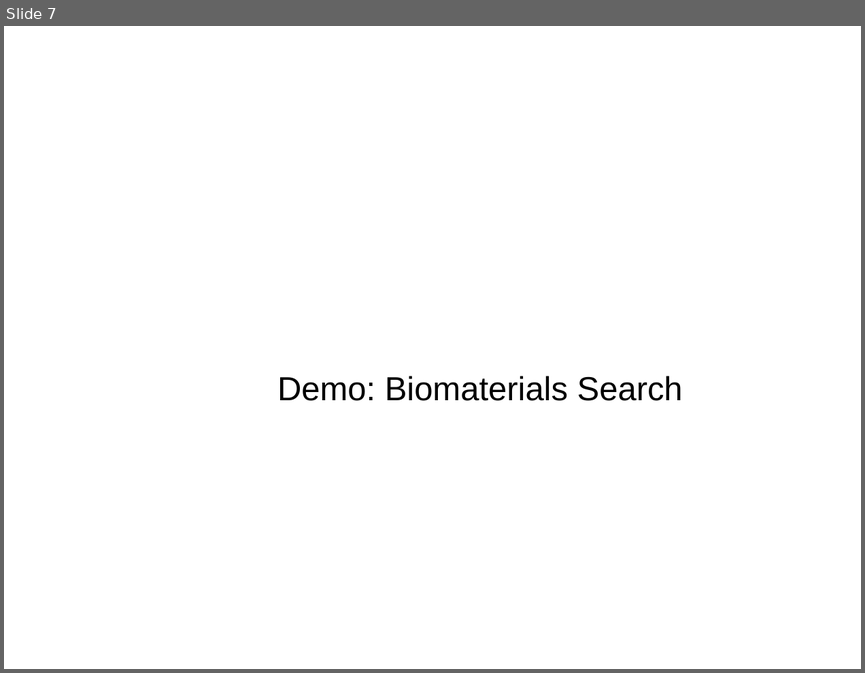
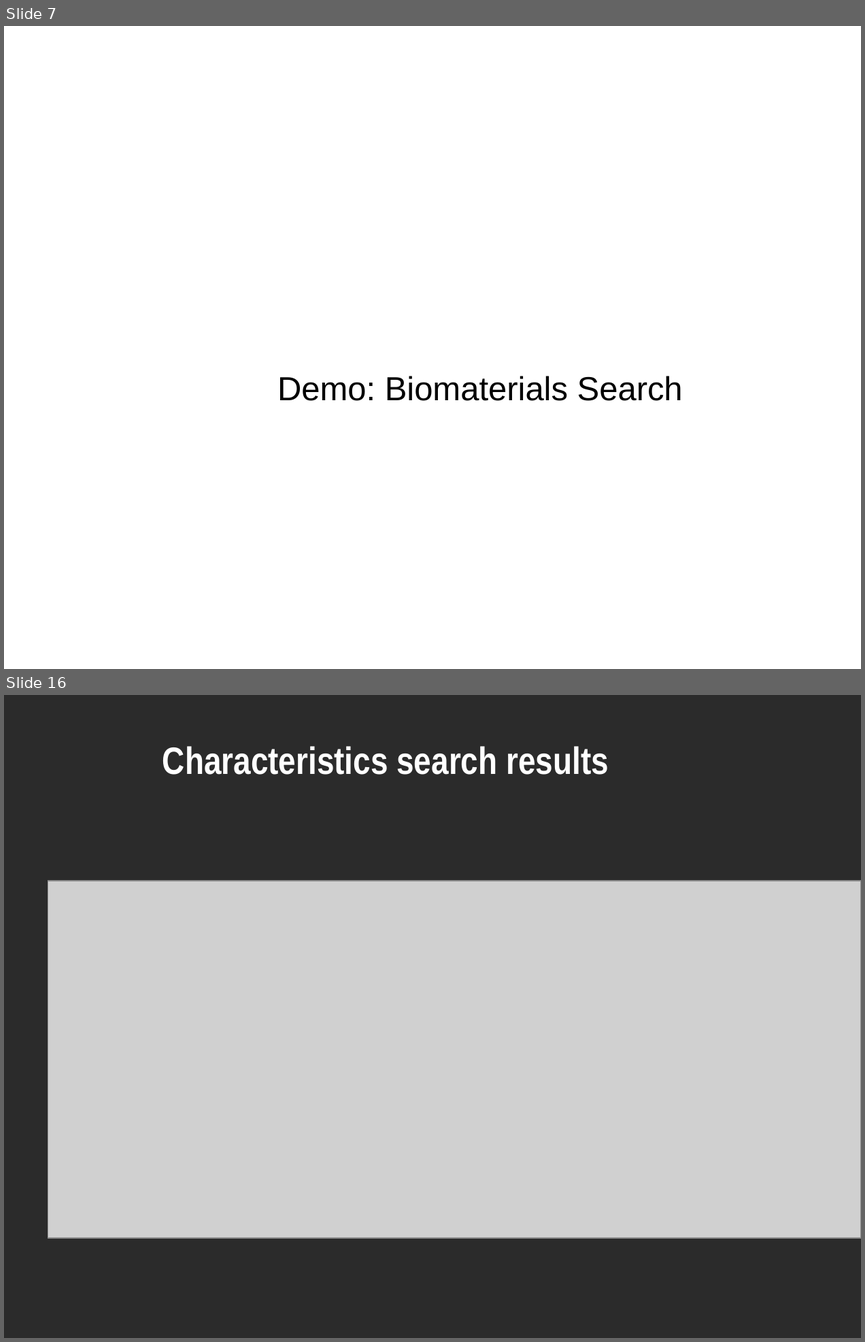
Before and after one commit to NCIP/caarray-docs, a slide deck: project_management/open_meetings/caArray User Community Meeting 2008.10.01.ppt. Shown one above the other, each under a label of ours: slide 7 before the commit, slides 7 and 16 after it; the slides between them are not shown. The pictures are 865x673 and 865x1342 pixels, drawn with LibreOffice and Linux fonts; fonts in the diff are those of the drawing; grey boxes stand for pictures; background and template pictures are left out; a plain dark background stands for a picture behind light text. Boxes give left, top, right and bottom in pixels: in the first picture for what was removed or moved away, otherwise in the second. Text is boxed around its words. In the diff, an @@ line names an element or a change of style, - is before the commit and + after.

Commit message:
added biomaterial search screenshots

```diff
--- a/project_management/open_meetings/caArray User Community Meeting 2008.10.01.ppt
+++ b/project_management/open_meetings/caArray User Community Meeting 2008.10.01.ppt
@@ slide 16 added at (4,695,861,1338), background picture (left out) @@
@@ title added at (162,746,608,775), 32 pt, text #FFFFFF, bold @@
+Characteristics search results
@@ picture added at (48,881,861,1238) @@
```
Also in this commit, not shown: 8 other slides added.
